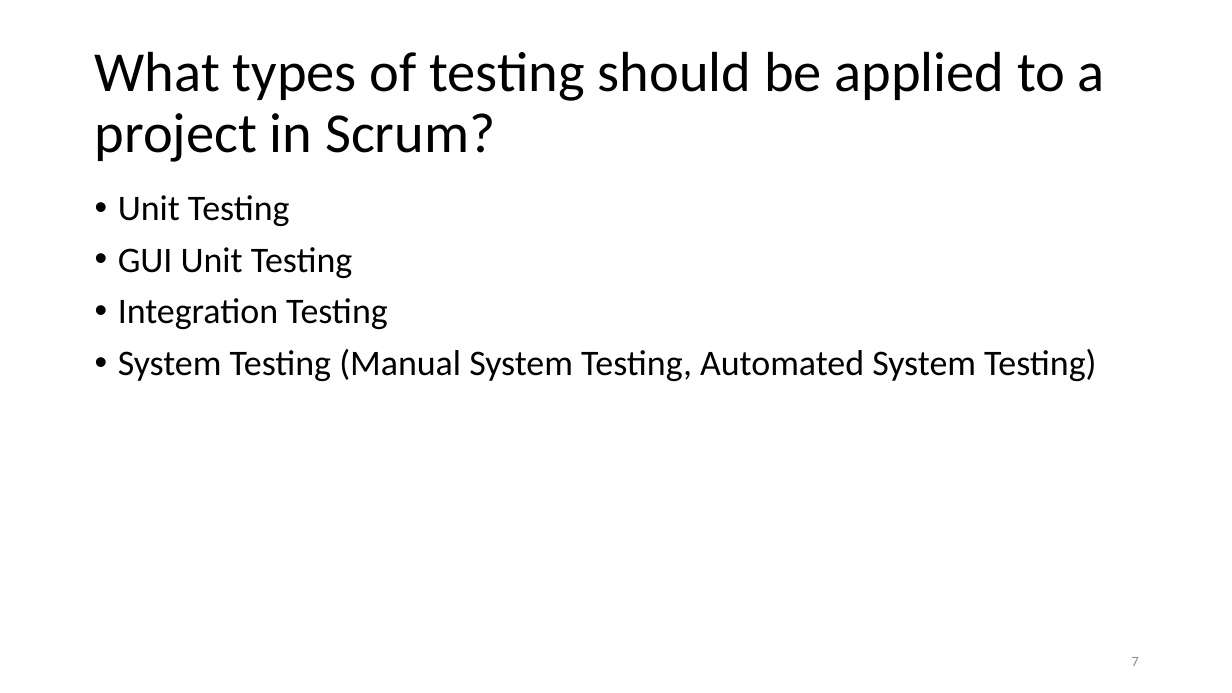
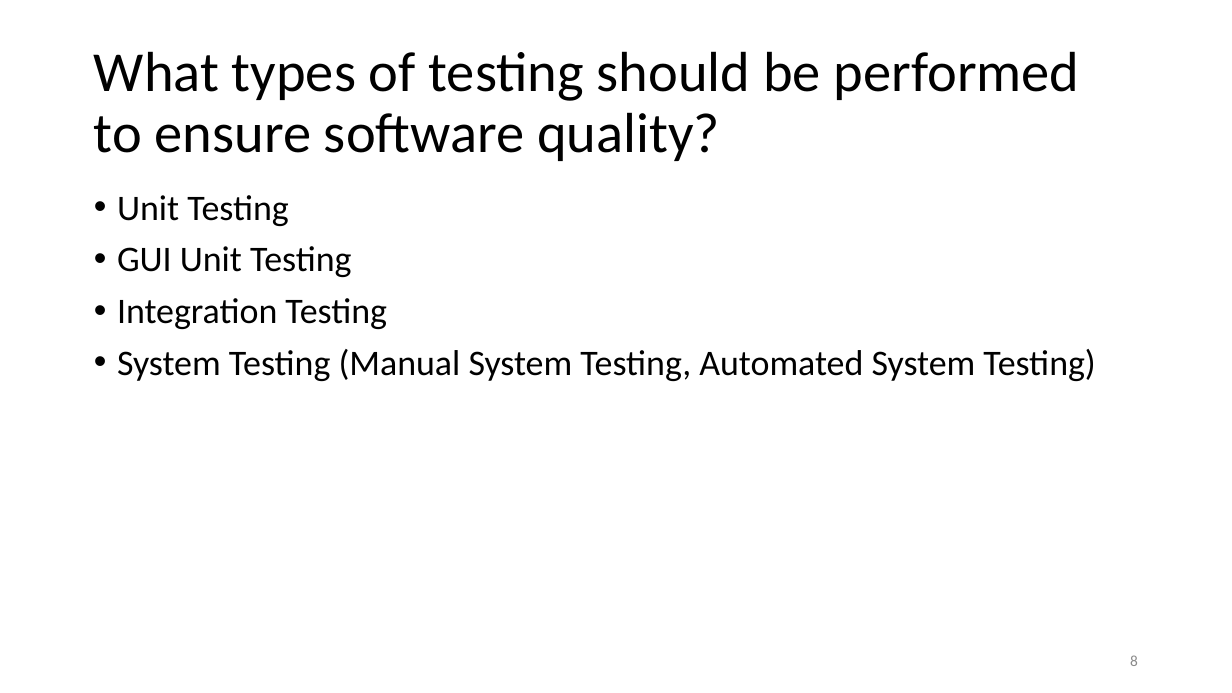
Before and after one commit to liepnguyen/Planru, a slide deck: slide 8 of Documents/Lessons Learned From Agile Quality Assurance In Scrum.pptx (slide 7 before the commit). Drawn at 1232x693 pixels with LibreOffice and Linux fonts; fonts in the diff are those of the drawing. Boxes give left, top, right and bottom in pixels: in the first picture for what was removed or moved away, otherwise in the second. Text is boxed around its words. In the diff, an @@ line names an element or a change of style, - is before the commit and + after.

```diff
--- a/Documents/Lessons Learned From Agile Quality Assurance In Scrum.pptx
+++ b/Documents/Lessons Learned From Agile Quality Assurance In Scrum.pptx
@@ title at bbox=[94, 51, 1080, 161]: text changed @@
-What types of testing should be applied to a project in Scrum?
+What types of testing should be performed to ensure software quality?
@@ page number at bbox=[1130, 655, 1138, 666]: text changed; size 11 to 12 pt @@
-7
+8
```
Also in this commit, not shown: 12 other slides changed, 1 slide added.
